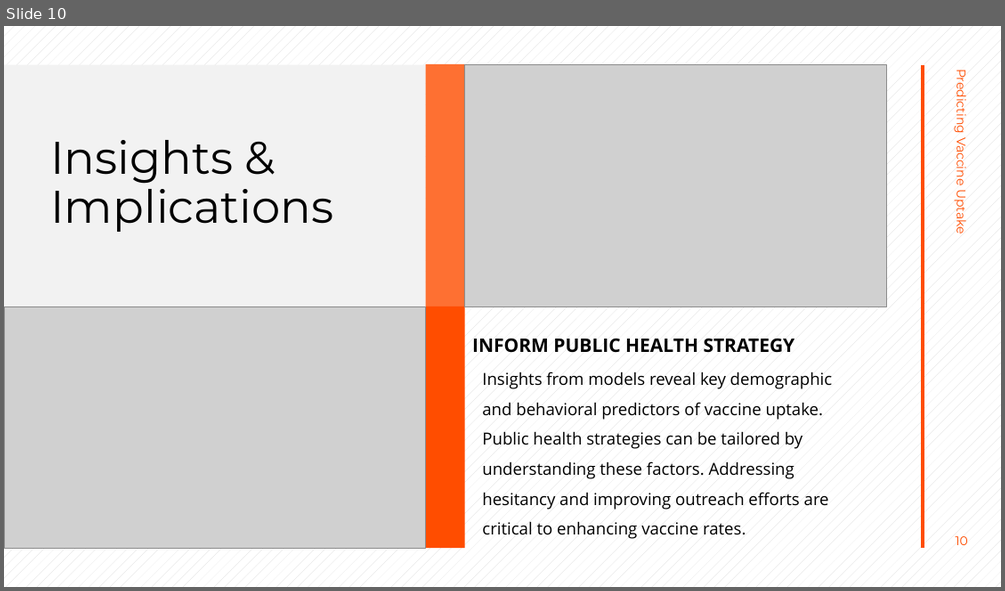
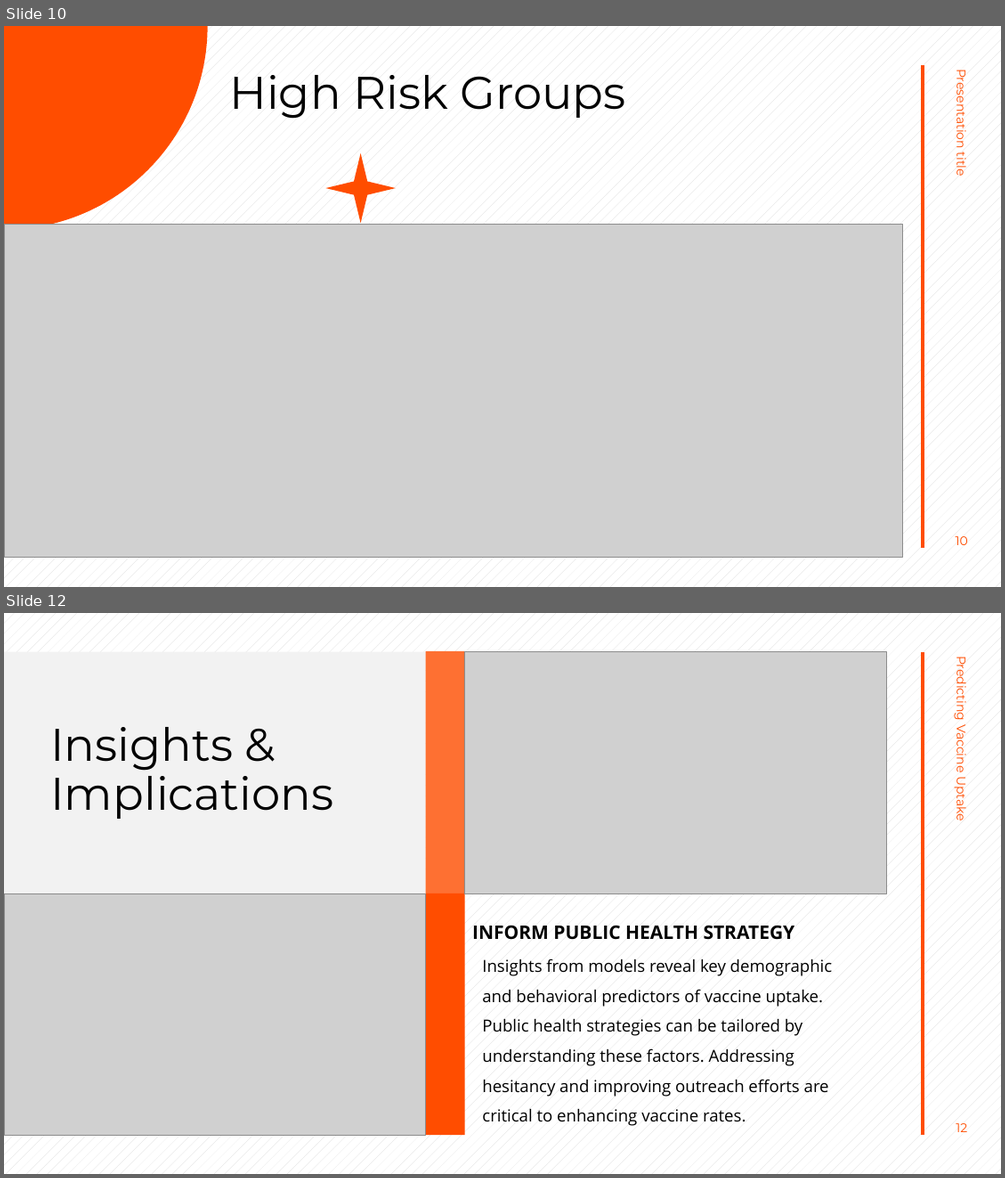
Before and after one commit to FranciscarNdanu/Predicting-Vaccine-Uptake-Using-Machine-Learning, a slide deck: Vaccine Prediction.pptx. Shown one above the other, each under a label of ours: slide 10 before the commit, slides 10 and 12 after it; the slides between them are not shown. The pictures are 1005x591 and 1005x1178 pixels, drawn with LibreOffice and Linux fonts; fonts in the diff are those of the drawing; grey boxes stand for pictures. Boxes give left, top, right and bottom in pixels: in the first picture for what was removed or moved away, otherwise in the second. Text is boxed around its words. In the diff, an @@ line names an element or a change of style, - is before the commit and + after.

```diff
--- a/Vaccine Prediction.pptx
+++ b/Vaccine Prediction.pptx
@@ slide 10 added at (4,26,1001,587), background pattern #D9D9D9 on #FFFFFF; not listed: 1 template element that a slide beside it also shows @@
@@ freeform shape added at (4,26,208,230), fill #FF4D00 @@
@@ title added at (229,75,626,119), 44 pt, text #000000 @@
+High Risk Groups
@@ text added at (953,77,970,176), 12 pt, text #FF4D00 @@
+Presentation title
@@ star added at (325,153,395,223), fill #FF4D00 @@
@@ picture added at (4,224,902,557) @@
@@ page number added at (955,536,968,545), 12 pt, text #FF4D00 @@
+10
@@ what was slide 10 is now slide 12 @@
@@ page number at (955,1123,967,1132): text changed @@
-10
+12
```
Also in this commit, not shown: 3 slides changed, 1 other slide added, 5 other files.
